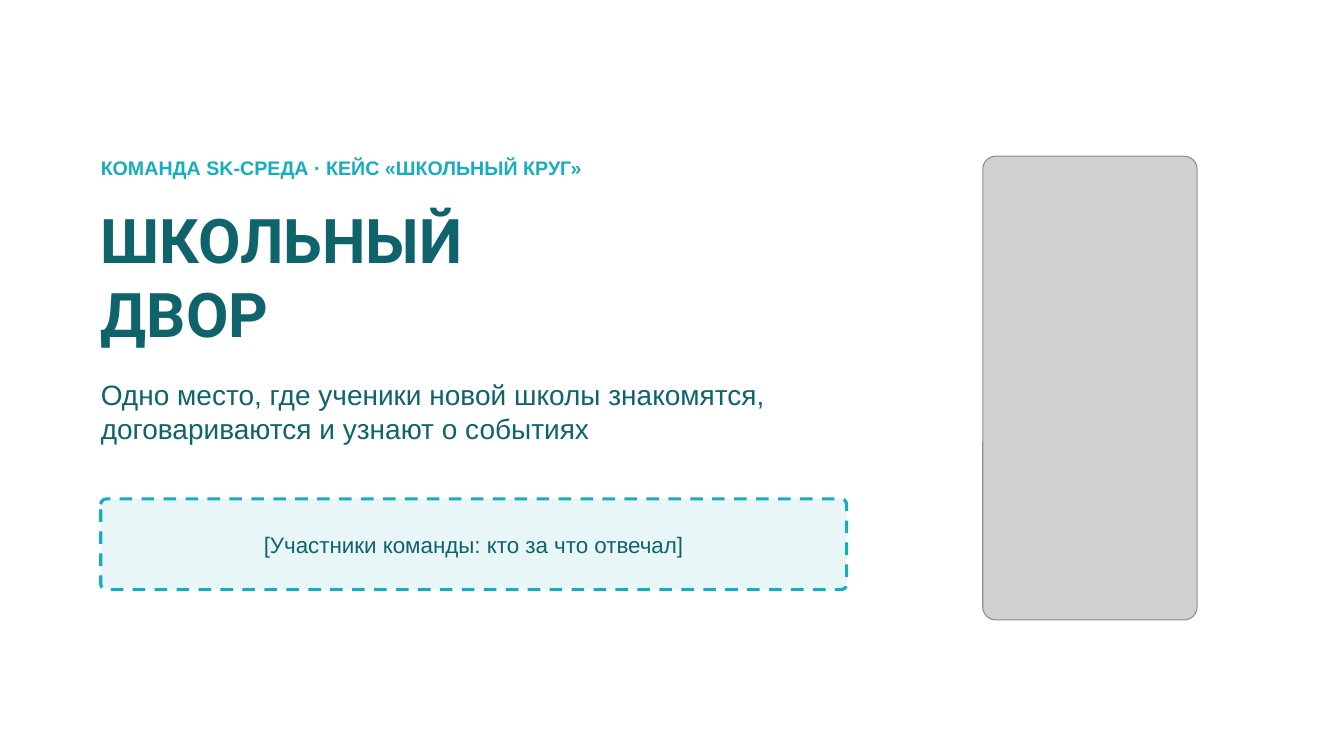
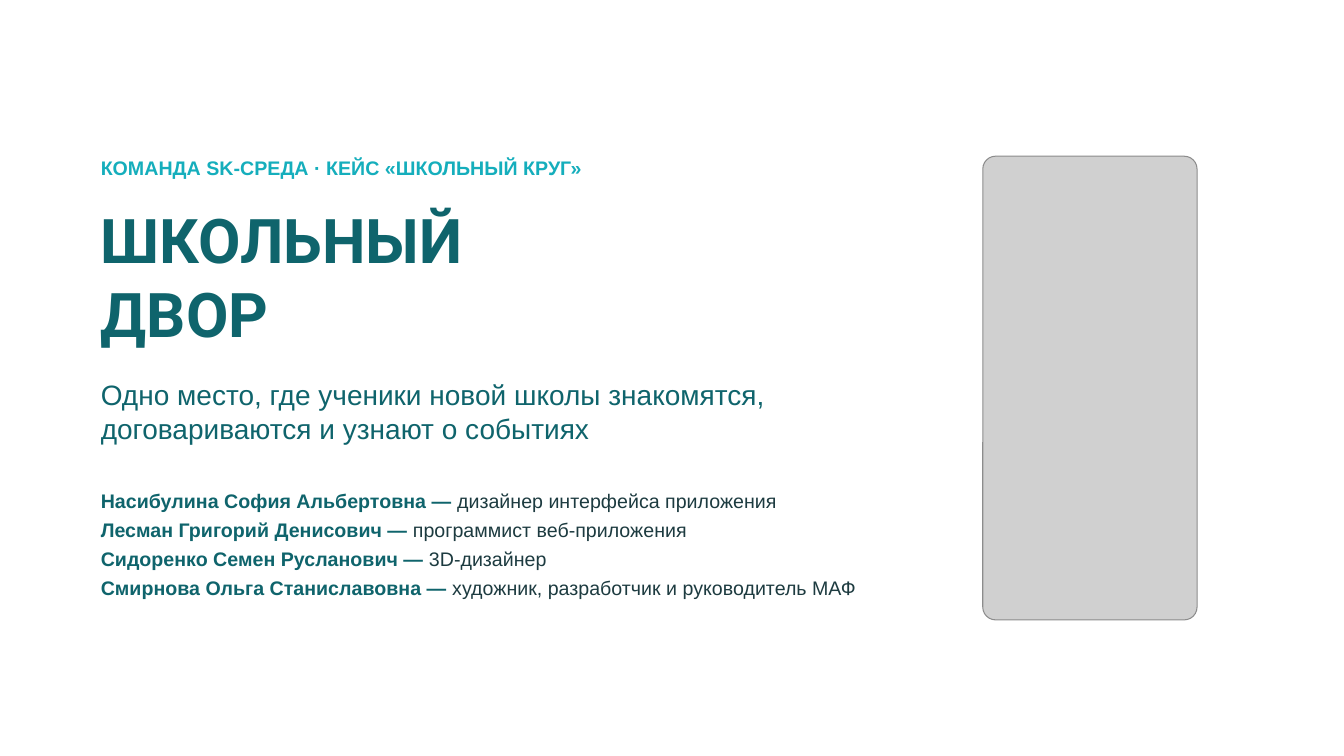
Before and after one commit to bnhogpad228/school-app, a slide deck: slide 1 of presentation/shkolny-dvor-SK-sreda.pptx. Drawn at 1344x756 pixels with LibreOffice and Linux fonts; fonts in the diff are those of the drawing; grey boxes stand for pictures; background and template pictures are left out. Boxes give left, top, right and bottom in pixels: in the first picture for what was removed or moved away, otherwise in the second. Text is boxed around its words. In the diff, an @@ line names an element or a change of style, - is before the commit and + after.

```diff
--- a/presentation/shkolny-dvor-SK-sreda.pptx
+++ b/presentation/shkolny-dvor-SK-sreda.pptx
@@ rounded rectangle removed at <box>101,499,847,590</box> @@
-[Участники команды: кто за что отвечал]
@@ text added at <box>101,493,856,599</box>, 14 pt, text #0F646C, bold @@
+Насибулина София Альбертовна — дизайнер интерфейса приложения
+Лесман Григорий Денисович — программист веб-приложения
+Сидоренко Семен Русланович — 3D-дизайнер
+Смирнова Ольга Станиславовна — художник, разработчик и руководитель МАФ
```
